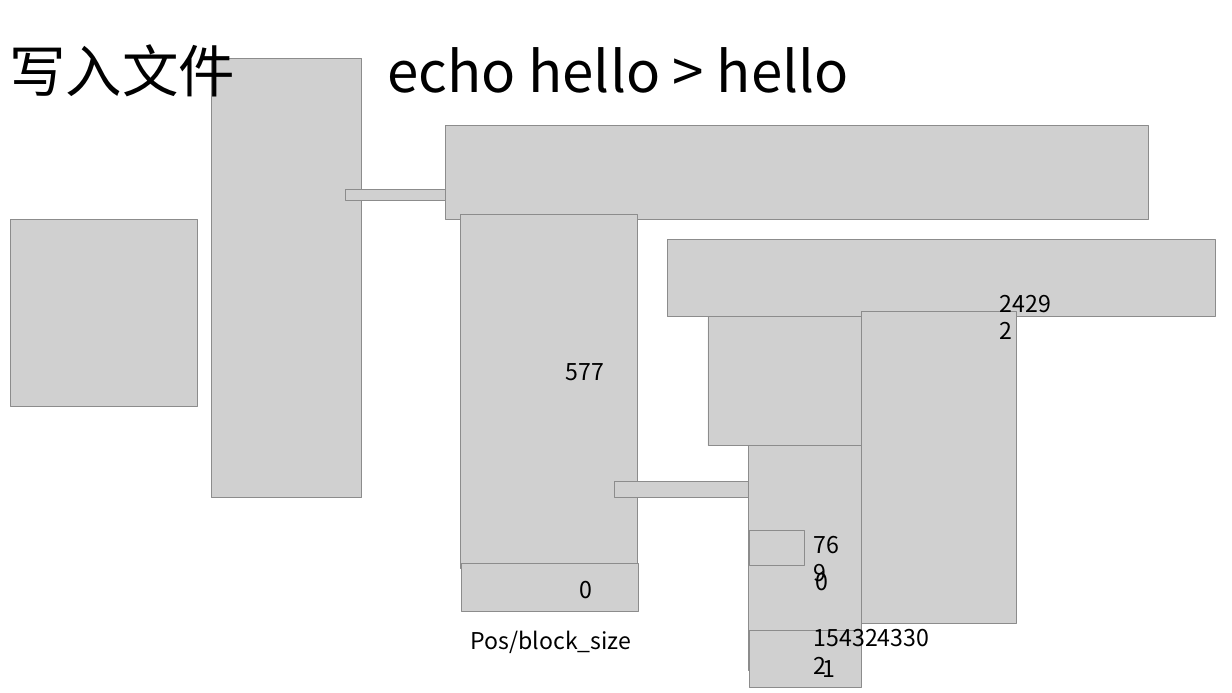
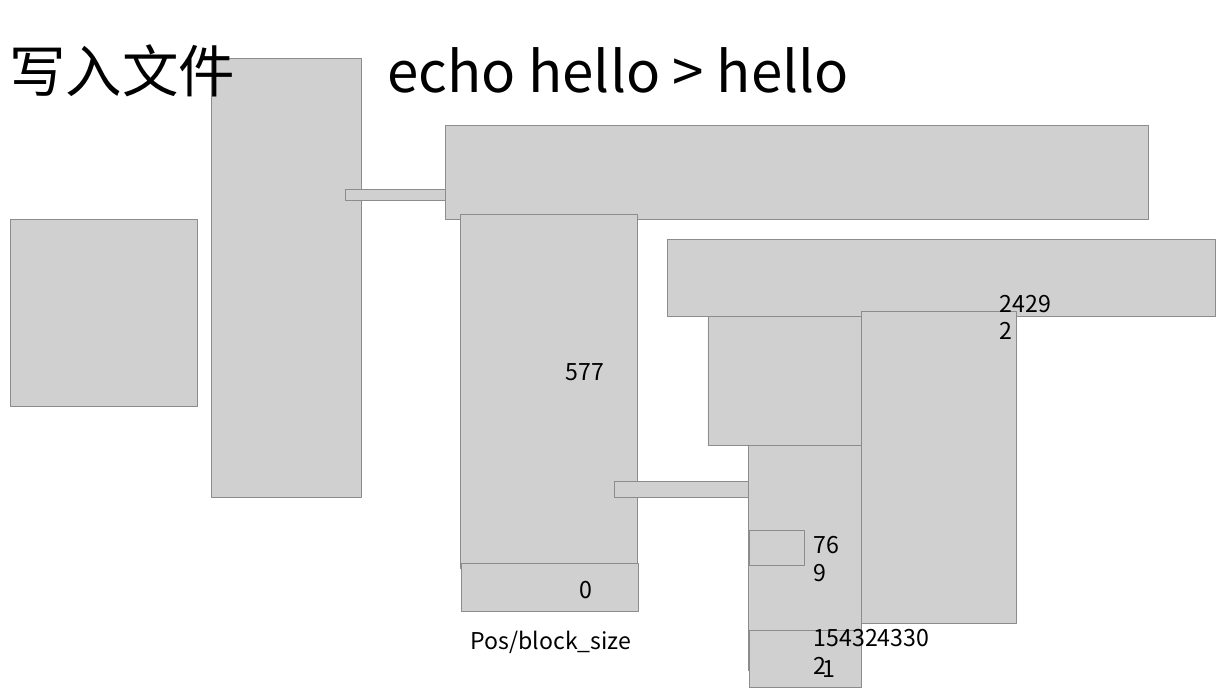
Before and after one commit to MrDuGitHub/OS, a slide deck: slide 1 of presentation/write.pptx. Drawn at 1232x693 pixels with LibreOffice and Linux fonts; fonts in the diff are those of the drawing; grey boxes stand for pictures. Boxes give left, top, right and bottom in pixels: in the first picture for what was removed or moved away, otherwise in the second. Text is boxed around its words. In the diff, an @@ line names an element or a change of style, - is before the commit and + after.

```diff
--- a/presentation/write.pptx
+++ b/presentation/write.pptx
@@ text removed at bbox=[816, 567, 829, 591] @@
-0
```
Also in this commit, not shown: 1 other slide changed, 1 other file.
